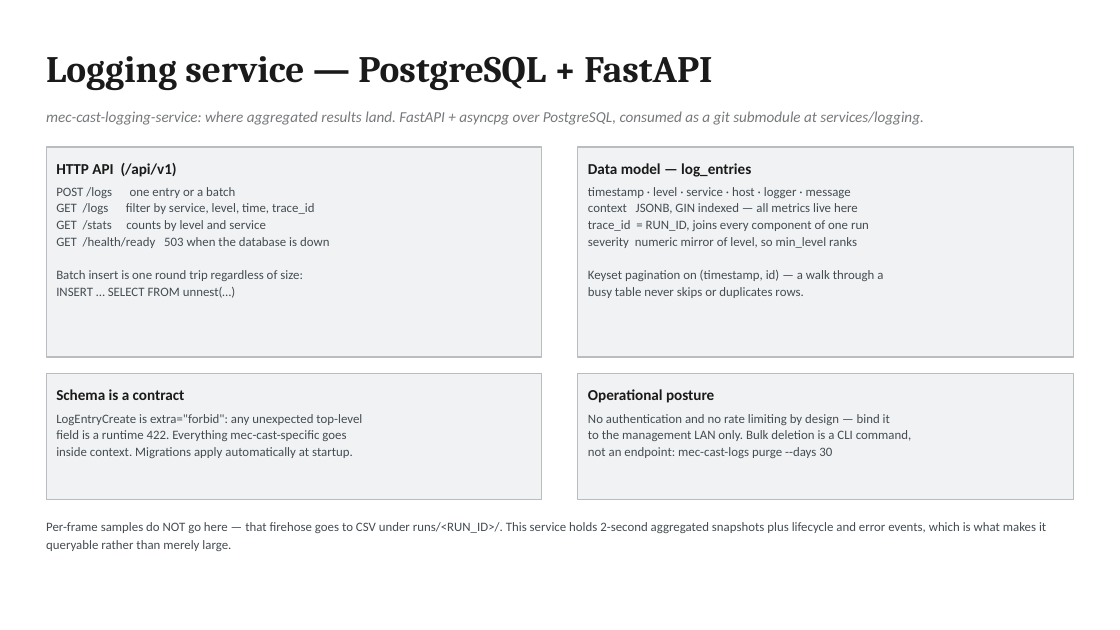
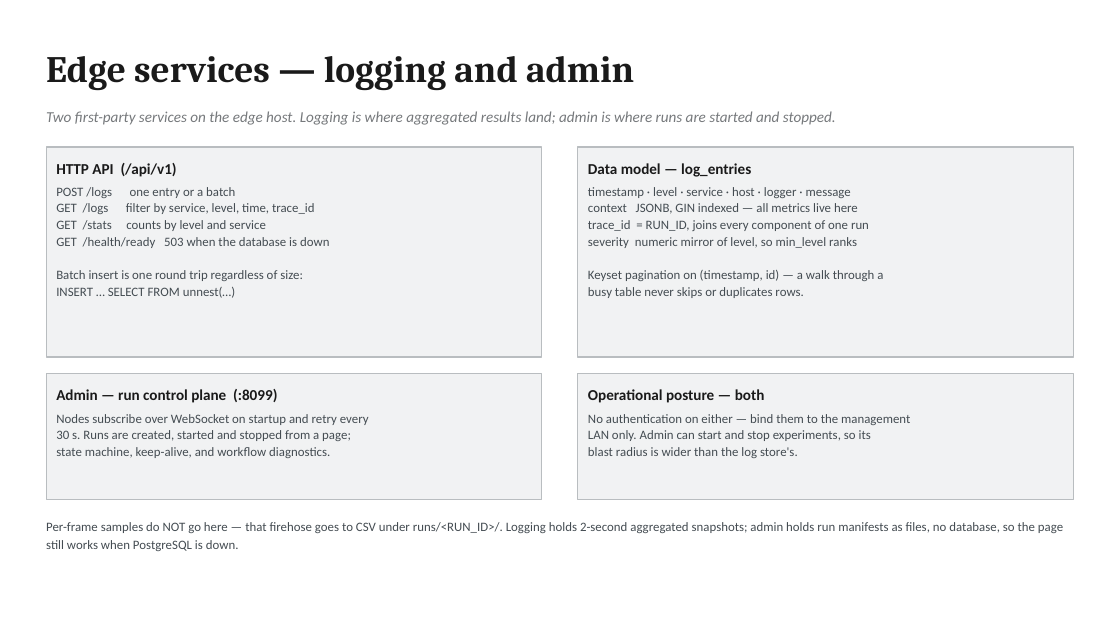
Before and after one commit to morosev/mec-cast, a slide deck: slide 4 of docs/slides/mec-cast-architecture.pptx. Drawn at 1120x630 pixels with LibreOffice and Linux fonts; fonts in the diff are those of the drawing. Boxes give left, top, right and bottom in pixels: in the first picture for what was removed or moved away, otherwise in the second. Text is boxed around its words. In the diff, an @@ line names an element or a change of style, - is before the commit and + after.

Commit message:
doc-sync: document the control plane, refresh the deck, diagrams and hero
Baseline was the working tree: meta.last_synced_sha was unreachable after a
rebase, and the change being documented was uncommitted.

Tier 1, mechanically verifiable and wrong in a way a reader hits:

* lab-topology.md said RUN_ID "must match across roles". With the admin it
  must not be set at all — the compose files already default it empty.
* docs/README.md had no row for services/ at all.
* py.rs's "One Recorder per process" is amended in the feature commit; this
  pass is what flagged it against ADR-0007.

Tier 2: manual-operation.md gains a "Running with the admin service"
section — the third compose file, why an already-open terminal keeps a stale
$COMPOSE until re-sourced, why containers must be recreated rather than
restarted, and how to check whether a node actually received ADMIN_URL. That
gap cost a real debugging session. Plus edge/README.md, telemetry/README.md
and the lab ASCII diagram.

Deck slide 4 re-scoped from "Logging service" to "Edge services — logging and
admin", reusing the existing box geometry rather than inventing coordinates.
Slide 7 now names the link we actually run. qa_pptx caught a genuine overflow
on the first attempt at that line and passes on the second; slide 4 is now
232 words against neighbours at 142–177, worth watching.

Diagrams: the admin joins architecture-overview.mmd, lab-deployment.mmd and
dataflow-runtime-topology.mmd. Both fence-mirrored diagrams verified against
their sources. dataflow-measurement-lifecycle.png is deliberately not
committed — its source did not change, only the renderer version, and binary
churn without a content change is not earned.

Three of the skill's own scripts could not run on this machine and are fixed:
build_deck.sh and render_hero.sh aborted silently because `[ -s nvm.sh ] && .`
under `set -e` exits when node comes from a package manager rather than nvm;
render.sh had the same bug; and `npm init -y` fails outright because
".deckbuild" is an invalid npm package name. fence_check.py's hardcoded
/home/morosev path is fixed in the same spirit — it had never been runnable
here.

code-to-doc-map.md gains rows for the three new source paths, plus a section
for a class it did not cover: operator-facing remedy strings that live in
workflow.py and embed make targets, ports and script paths where no doc gate
looks.

```diff
--- a/docs/slides/mec-cast-architecture.pptx
+++ b/docs/slides/mec-cast-architecture.pptx
@@ text at (46,56,634,90): text changed @@
-Logging service — PostgreSQL + FastAPI
+Edge services — logging and admin
@@ text at (46,111,836,125): text changed @@
-mec-cast-logging-service: where aggregated results land. FastAPI + asyncpg over PostgreSQL, consumed as a git submodule at services/logging.
+Two first-party services on the edge host. Logging is where aggregated results land; admin is where runs are started and stopped.
@@ text at (56,389,277,403): text changed @@
-Schema is a contract
+Admin — run control plane (:8099)
@@ text at (588,389,765,403): text changed @@
-Operational posture
+Operational posture — both
@@ text at (56,414,369,458): text changed @@
-LogEntryCreate is extra="forbid": any unexpected top-level
-field is a runtime 422. Everything mec-cast-specific goes
-inside context. Migrations apply automatically at startup.
+Nodes subscribe over WebSocket on startup and retry every
+30 s. Runs are created, started and stopped from a page;
+state machine, keep-alive, and workflow diagnostics.
@@ text at (588,414,910,458): text changed @@
-No authentication and no rate limiting by design — bind it
-to the management LAN only. Bulk deletion is a CLI command,
-not an endpoint: mec-cast-logs purge --days 30
+No authentication on either — bind them to the management
+LAN only. Admin can start and stop experiments, so its
+blast radius is wider than the log store's.
@@ text at (46,522,1063,551): text changed @@
-Per-frame samples do NOT go here — that firehose goes to CSV under runs/<RUN_ID>/. This service holds 2-second aggregated snapshots plus lifecycle and error events, which is what makes it queryable rather than merely large.
+Per-frame samples do NOT go here — that firehose goes to CSV under runs/<RUN_ID>/. Logging holds 2-second aggregated snapshots; admin holds run manifests as files, no database, so the page still works when PostgreSQL is down.
```
Also in this commit, not shown: 1 other slide changed, 21 other files.
